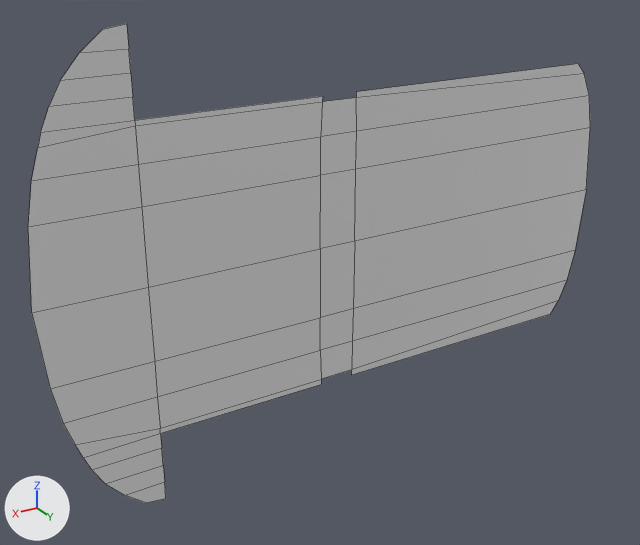
Two versions of the Blender file designs/Frame.blend, one commit apart.
Before and after are seen from a 50 mm camera at (150.0, 227.0, 106.0) aimed at (14.0, 0.0, -8.0). Arrows for +X, +Y and +Z are at lower left; the lights stay in place. Mesh edges are drawn as thin lines. The same objects are shown in both versions, whatever each file hides.

Names of what the first picture shows: 'Chassis'.
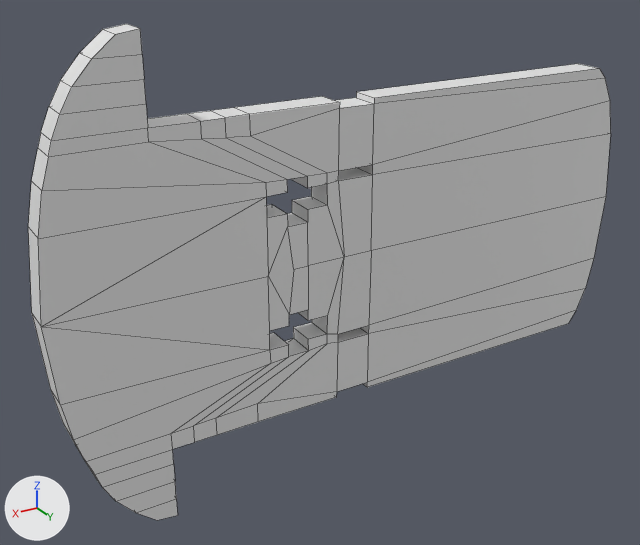
Location of each change, (x1, y1, x2, y2) in pixels of the pictures (640 x 545 px):
```json
{"object": "Chassis", "change": "reshaped", "before": [28, 24, 590, 503], "after": [28, 24, 611, 520]}
```

Scene script edits in JSON lines:
```json
{"block": "me_plane", "where": "# used by ob_chassis; location = (0.0, 0.0, 0.0)"}
{"op": "remove", "block": "me_plane", "code": "me_plane.from_pydata(...)  # 61 vertices, 38 faces; spans x -106.0..105.0, y 0.0, z -74.0..75.0"}
{"op": "add", "block": "me_plane", "code": "me_plane.from_pydata(...)  # 198 vertices, 204 faces; spans x -106.0..105.0, y 0.0..10.0, z -75.0..75.0"}
{"block": "me_plane", "change": "me_plane part 1"}
{"block": "me_plane", "change": "12 vertices are removed from x 1.0..72.0, y 0.0, z -48.0..48.0"}
{"block": "me_plane", "change": "38 faces are deleted"}
{"block": "me_plane", "change": "4 vertices move from x 14.0..72.0, y 0.0, z -36.0..37.0 to x 42.0..103.0, y 0.0..10.0, z -43.0..43.0"}
{"block": "me_plane", "change": "91 vertices are added at x 1.0..72.0, y 0.0..10.0, z -75.0..50.0"}
{"block": "me_plane", "change": "41 new vertices lie (0.0, 10.0, 0.0) away from vertices in x -106.0..105.0, y 0.0, z -74.0..75.0"}
{"block": "me_plane", "change": "6 new vertices lie (7.0, 0.0, 0.0) away from vertices in x 17.0, y 0.0..10.0, z -29.0..29.0"}
{"block": "me_plane", "change": "6 new vertices lie (0.0, 0.0, -4.0) away from vertices in x 24.0..38.0, y 0.0..10.0, z 19.0..29.0"}
{"block": "me_plane", "change": "5 new vertices lie (0.0, 0.0, 7.0) away from vertices in x 14.0..38.0, y 0.0..10.0, z -25.0..37.0"}
{"block": "me_plane", "change": "204 new faces join them"}
```
